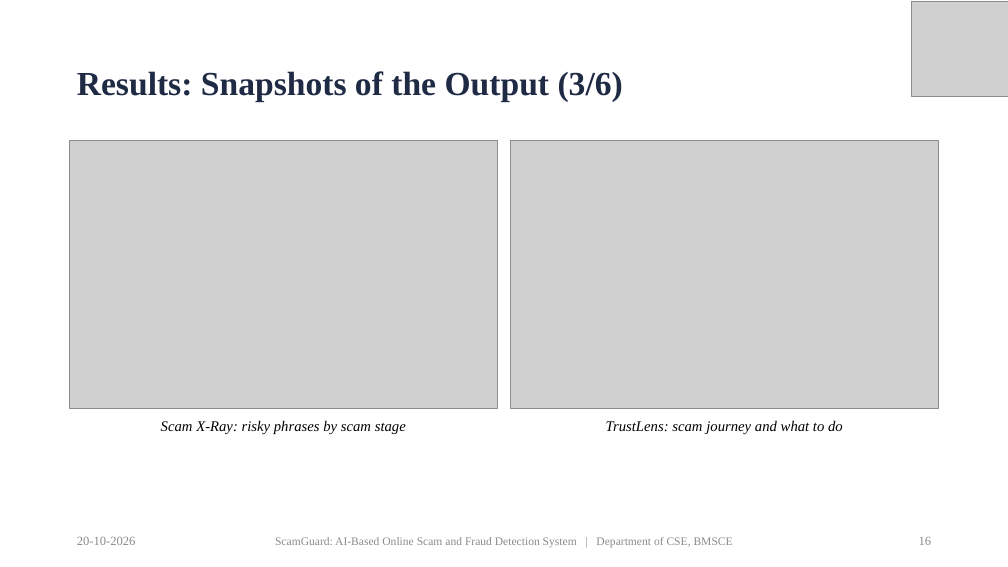
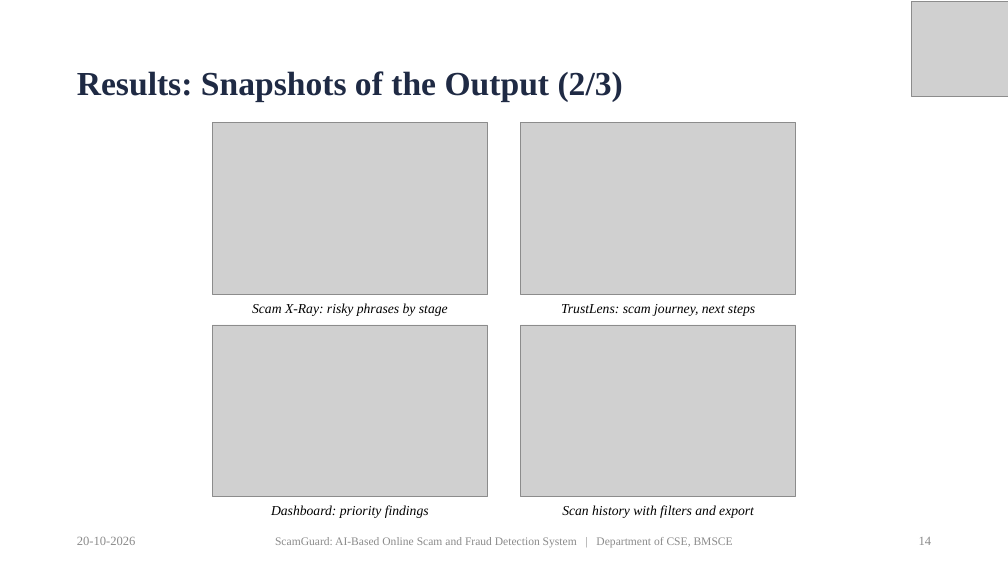
Before and after one commit to priyamthakur275/ScamGuard-AI, a slide deck: slide 14 of docs/presentation/ScamGuard_PP2_Presentation.pptx (slide 16 before the commit). Drawn at 1008x567 pixels with LibreOffice and Linux fonts; fonts in the diff are those of the drawing; grey boxes stand for pictures. Boxes give left, top, right and bottom in pixels: in the first picture for what was removed or moved away, otherwise in the second. Text is boxed around its words. In the diff, an @@ line names an element or a change of style, - is before the commit and + after.

Commit message:
Final copies: report layout pass, balanced paper columns, 20-slide presentation

```diff
--- a/docs/presentation/ScamGuard_PP2_Presentation.pptx
+++ b/docs/presentation/ScamGuard_PP2_Presentation.pptx
@@ title at box(77, 71, 623, 102): text changed @@
-Results: Snapshots of the Output (3/6)
+Results: Snapshots of the Output (2/3)
@@ picture: place and size @@
-picture at box(70, 141, 498, 408)
+picture at box(212, 123, 488, 294)
@@ picture: place and size @@
-picture at box(510, 141, 939, 408)
+picture at box(521, 123, 796, 294)
@@ picture added at box(212, 325, 488, 497) @@
@@ text at box(252, 303, 448, 316): text changed; size 14 to 13 pt @@
-Scam X-Ray: risky phrases by scam stage
+Scam X-Ray: risky phrases by stage
@@ picture added at box(521, 325, 796, 497) @@
@@ text at box(561, 304, 755, 316): text changed; size 14 to 13 pt @@
-TrustLens: scam journey and what to do
+TrustLens: scam journey, next steps
@@ text added at box(271, 505, 429, 518), 13 pt, text #000000, italic @@
+Dashboard: priority findings
@@ text added at box(562, 505, 754, 518), 13 pt, text #000000, italic @@
+Scan history with filters and export
@@ page number at box(919, 537, 932, 545): text changed @@
-16
+14
```
Also in this commit, not shown: 4 other slides changed, 5 slides removed, 4 other files.
